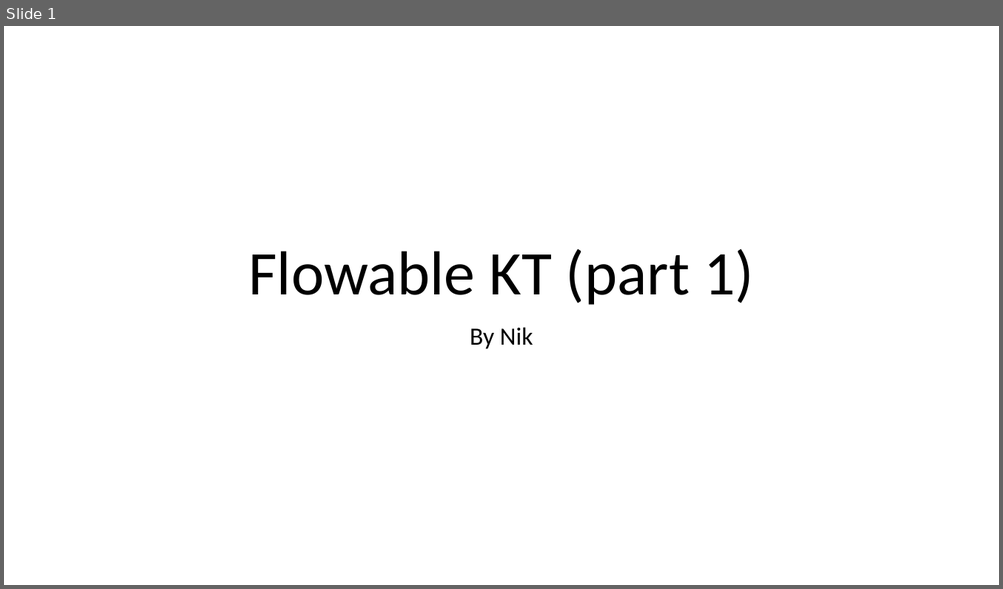
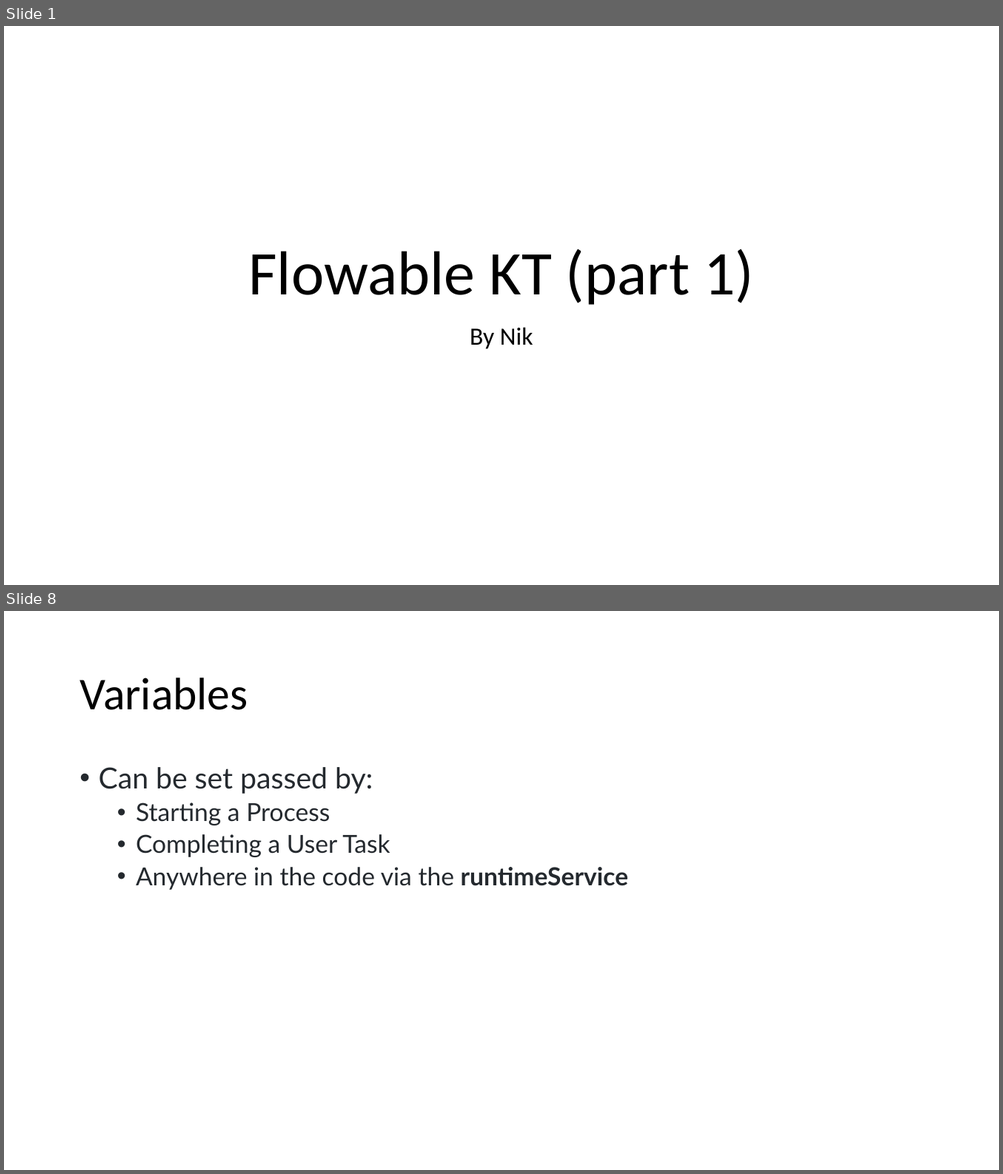
Before and after one commit to nkilchenmann/niks-flowable-demo, a slide deck: flowable-demo/src/main/resources/devsupport/Flowable_Demo.pptx. Shown one above the other, each under a label of ours: slide 1 before the commit, slides 1 and 8 after it; the slides between them are not shown. The pictures are 1003x589 and 1003x1174 pixels, drawn with LibreOffice and Linux fonts; fonts in the diff are those of the drawing. Boxes give left, top, right and bottom in pixels: in the first picture for what was removed or moved away, otherwise in the second. Text is boxed around its words. In the diff, an @@ line names an element or a change of style, - is before the commit and + after.

```diff
--- a/flowable-demo/src/main/resources/devsupport/Flowable_Demo.pptx
+++ b/flowable-demo/src/main/resources/devsupport/Flowable_Demo.pptx
@@ slide 8 added at [4,611,999,1170], background #FFFFFF @@
@@ title added at [79,678,247,710], 44 pt, text #000000 @@
+Variables
@@ text added at [99,767,629,890], 24 pt, text #24292E @@
+• Can be set passed by:
+  • Starting a Process
+  • Completing a User Task
+  • Anywhere in the code via the runtimeService
```
Also in this commit, not shown: 9 slides changed, 1 other slide added, 1 slide removed.
